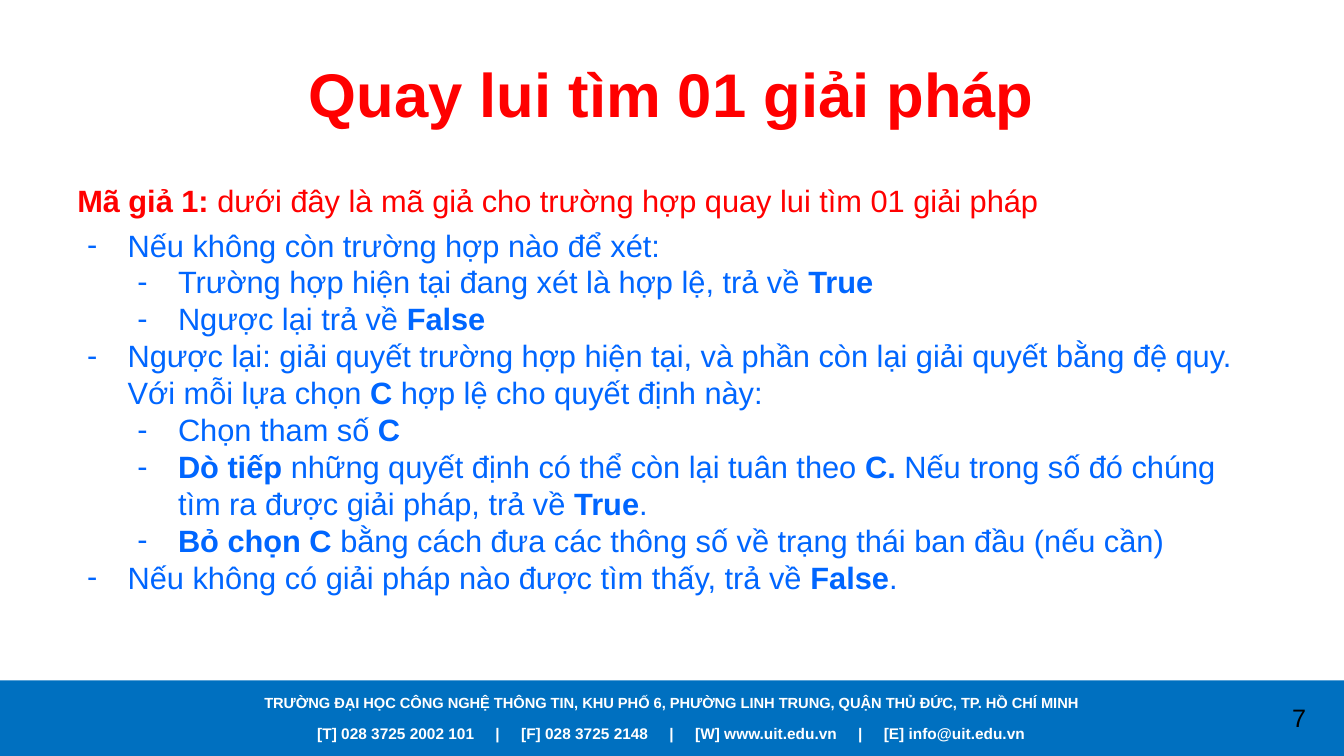
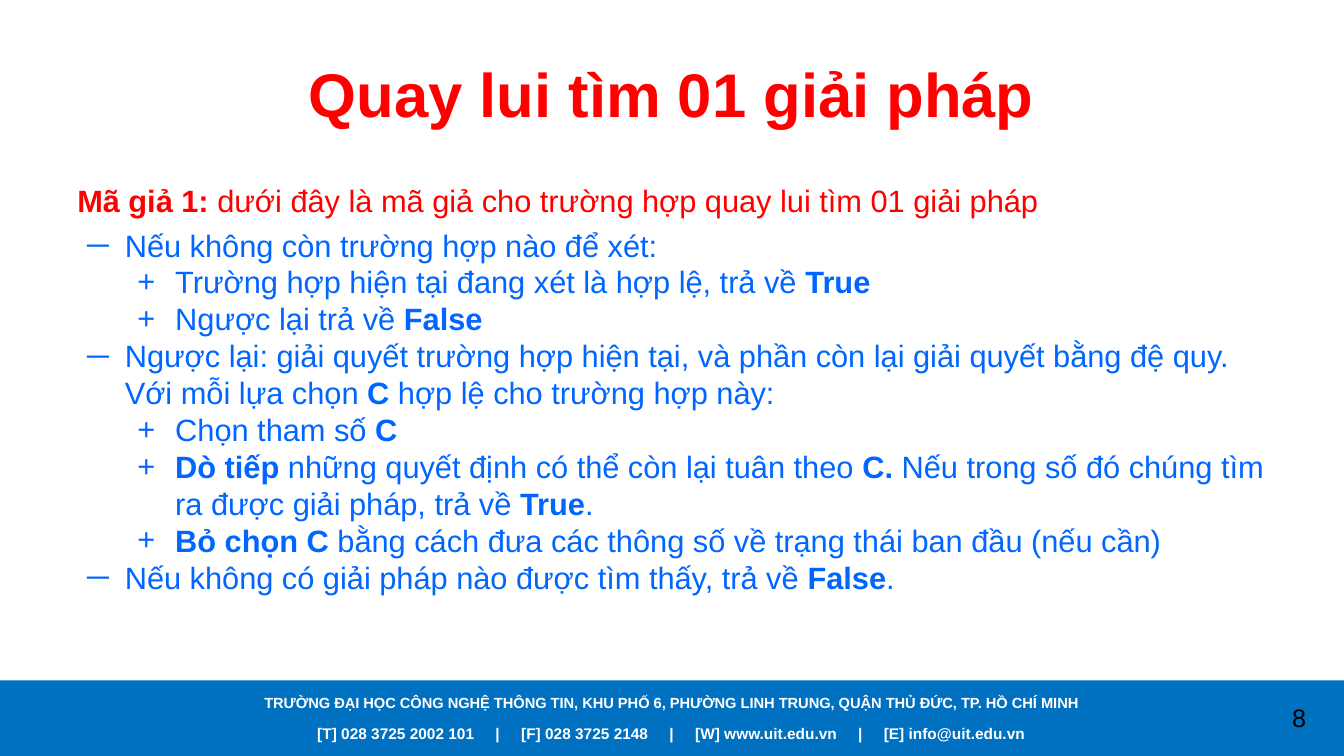
Before and after one commit to caodoanh2001/CS112.L21.KHMT, a slide deck: slide 8 of Seminar/Backtracking.pptx (slide 7 before the commit). Drawn at 1344x756 pixels with LibreOffice and Linux fonts; fonts in the diff are those of the drawing; background and template pictures are left out. Boxes give left, top, right and bottom in pixels: in the first picture for what was removed or moved away, otherwise in the second. Text is boxed around its words. In the diff, an @@ line names an element or a change of style, - is before the commit and + after.

```diff
--- a/Seminar/Backtracking.pptx
+++ b/Seminar/Backtracking.pptx
@@ text at [125, 232, 1264, 595]: bullet - to ─; bullet - to + @@
@@ text at [125, 343, 1229, 410]: text changed @@
-– Ngược lại: giải quyết trường hợp hiện tại, và phần còn lại giải quyết bằng đệ quy. Với mỗi lựa chọn C hợp lệ cho quyết định này:
+─ Ngược lại: giải quyết trường hợp hiện tại, và phần còn lại giải quyết bằng đệ quy. Với mỗi lựa chọn C hợp lệ cho trường hợp này:
@@ page number at [1292, 709, 1306, 728]: text changed @@
-7
+8
```
Also in this commit, not shown: 11 other slides changed, 1 slide added.
